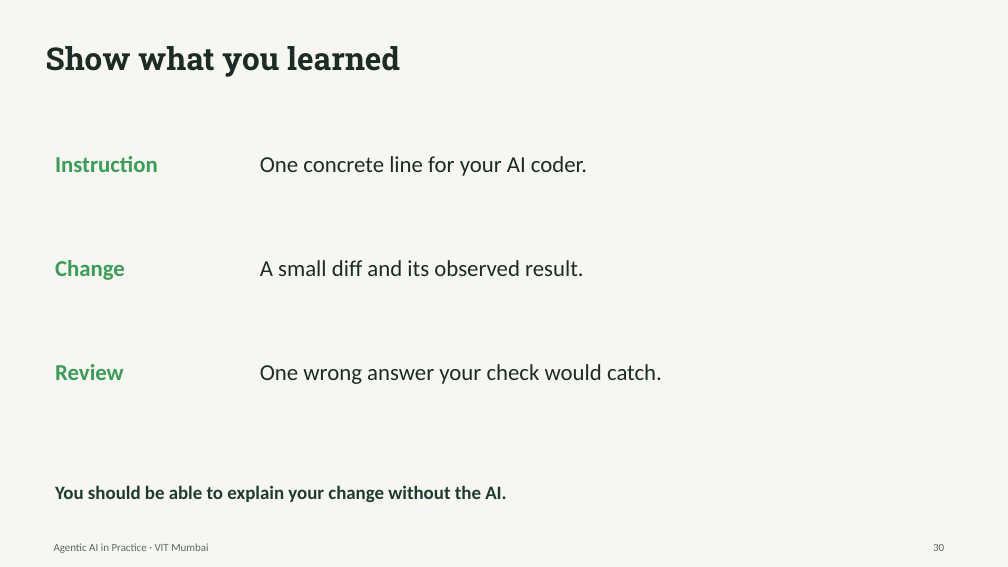
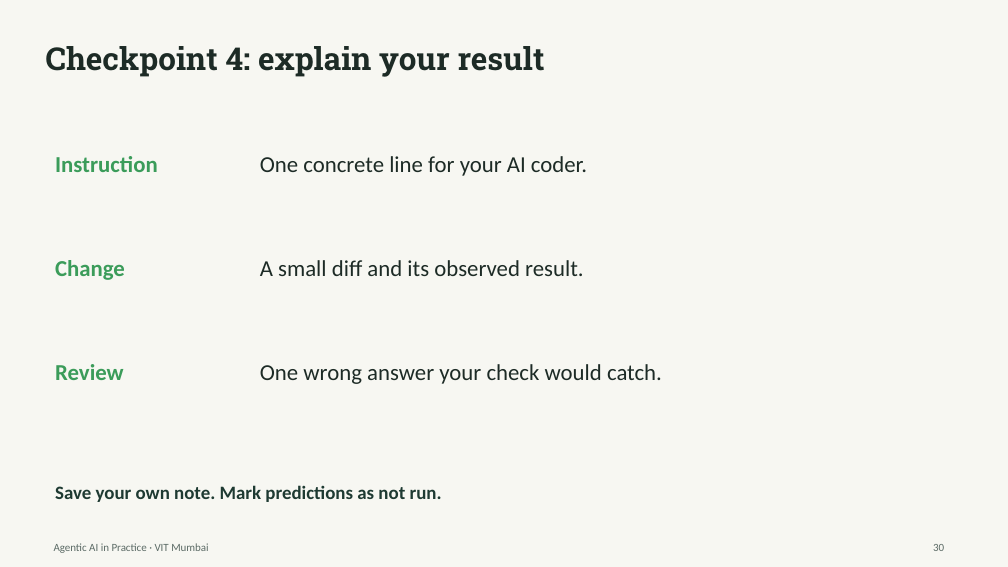
Before and after one commit to Vedantk1301/agentic-ai-workshop, a slide deck: slide 30 of slides/Agentic AI in Practice.pptx. Drawn at 1008x567 pixels with LibreOffice and Linux fonts; fonts in the diff are those of the drawing. Boxes give left, top, right and bottom in pixels: in the first picture for what was removed or moved away, otherwise in the second. Text is boxed around its words. In the diff, an @@ line names an element or a change of style, - is before the commit and + after.

Commit message:
Adapt workshop delivery for a large room with individual checkpoints

```diff
--- a/slides/Agentic AI in Practice.pptx
+++ b/slides/Agentic AI in Practice.pptx
@@ text at (x1=46, y1=46, x2=545, y2=77): text changed @@
-Show what you learned
+Checkpoint 4: explain your result
@@ text at (x1=55, y1=485, x2=442, y2=502): text changed @@
-You should be able to explain your change without the AI.
+Save your own note. Mark predictions as not run.
```
Also in this commit, not shown: 5 other slides changed, 15 other files.
